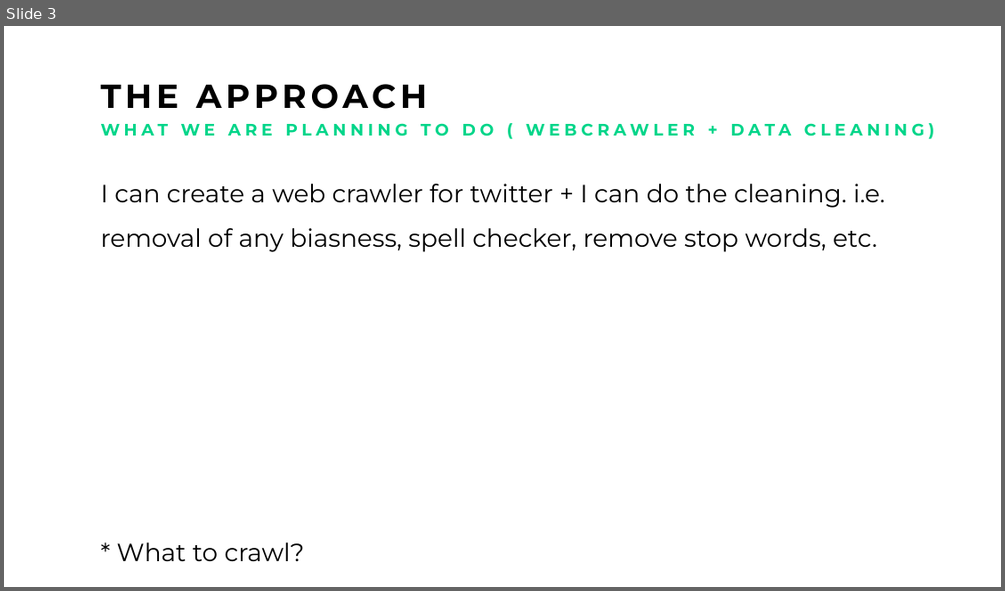
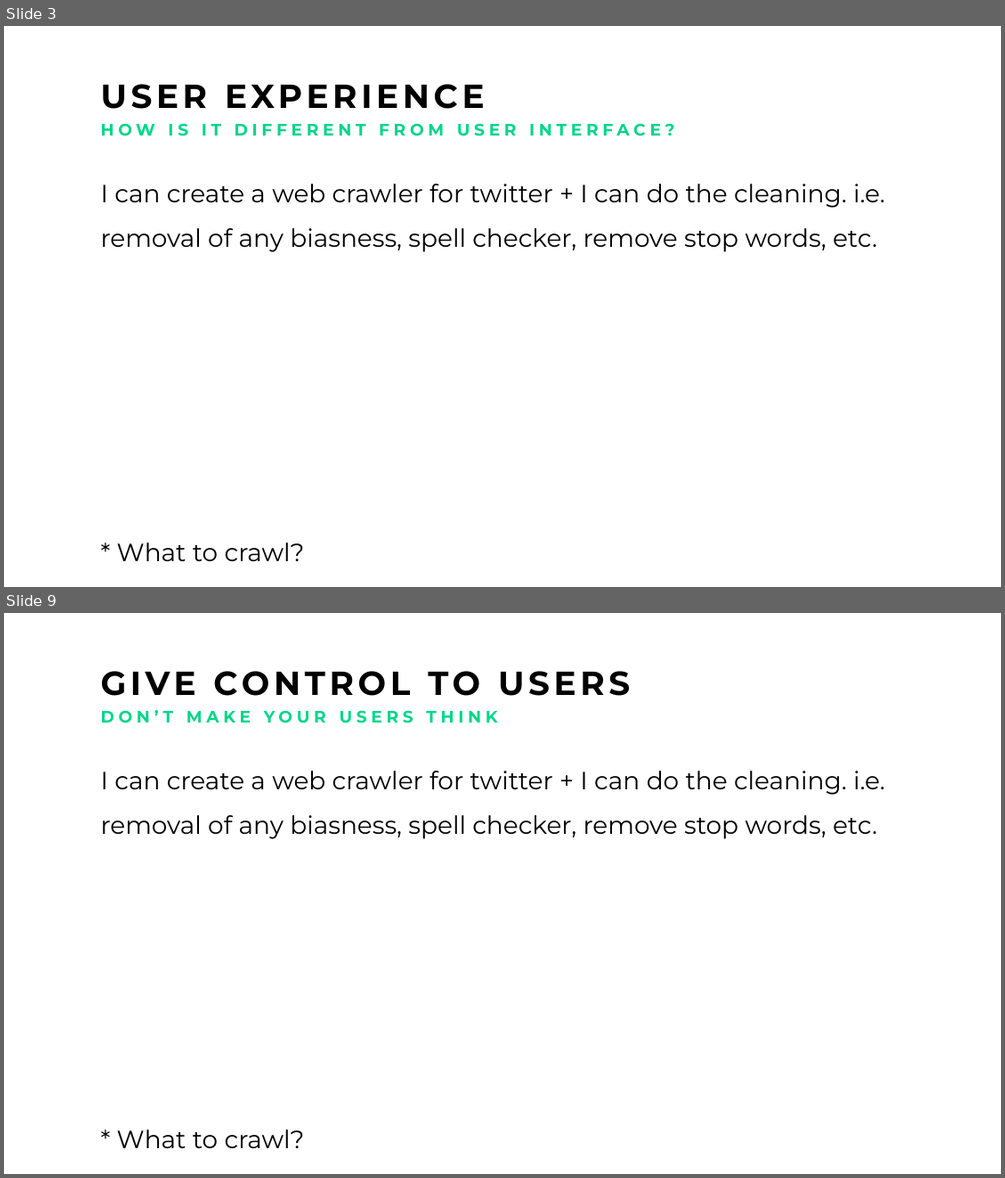
Before and after one commit to Michaelomh/personal-blog, a slide deck: static/img/drive/Artificial Not-So Intelligent Pitch.pptx. Shown one above the other, each under a label of ours: slide 3 before the commit, slides 3 and 9 after it; the slides between them are not shown. The pictures are 1005x591 and 1005x1178 pixels, drawn with LibreOffice and Linux fonts; fonts in the diff are those of the drawing. Boxes give left, top, right and bottom in pixels: in the first picture for what was removed or moved away, otherwise in the second. Text is boxed around its words. In the diff, an @@ line names an element or a change of style, - is before the commit and + after.

```diff
--- a/static/img/drive/Artificial Not-So Intelligent Pitch.pptx
+++ b/static/img/drive/Artificial Not-So Intelligent Pitch.pptx
@@ slide 9 added at [4, 613, 1001, 1174], background #FFFFFF @@
@@ text added at [101, 671, 630, 696], 24 pt, text #000000, bold @@
+GIVE CONTROL TO USERS
@@ text added at [101, 710, 497, 723], 12 pt, text #01D589, bold @@
+DON’T MAKE YOUR USERS THINK
@@ text added at [101, 771, 885, 1148], 18 pt, text #000000 @@
+I can create a web crawler for twitter + I can do the cleaning. i.e. removal of any biasness, spell checker, remove stop words, etc.
+* What to crawl?
@@ slide 3 changed as well @@
@@ text at [101, 84, 485, 109]: text changed @@
-THE APPROACH
+USER EXPERIENCE
@@ text at [101, 123, 674, 136]: text changed @@
-WHAT WE ARE PLANNING TO DO ( WEBCRAWLER + DATA CLEANING)
+HOW IS IT DIFFERENT FROM USER INTERFACE?
```
Also in this commit, not shown: 1 other slide changed, 8 other slides added, 1 slide removed, 3 other files.
